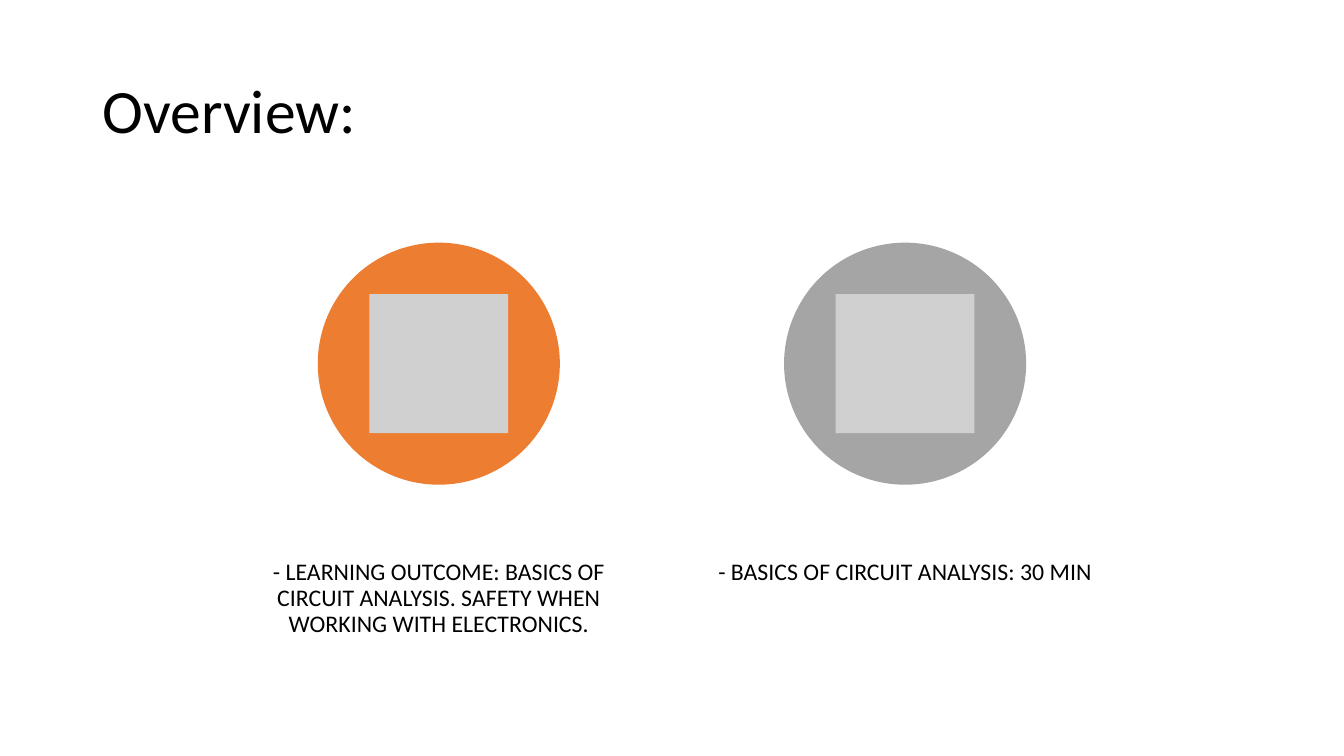
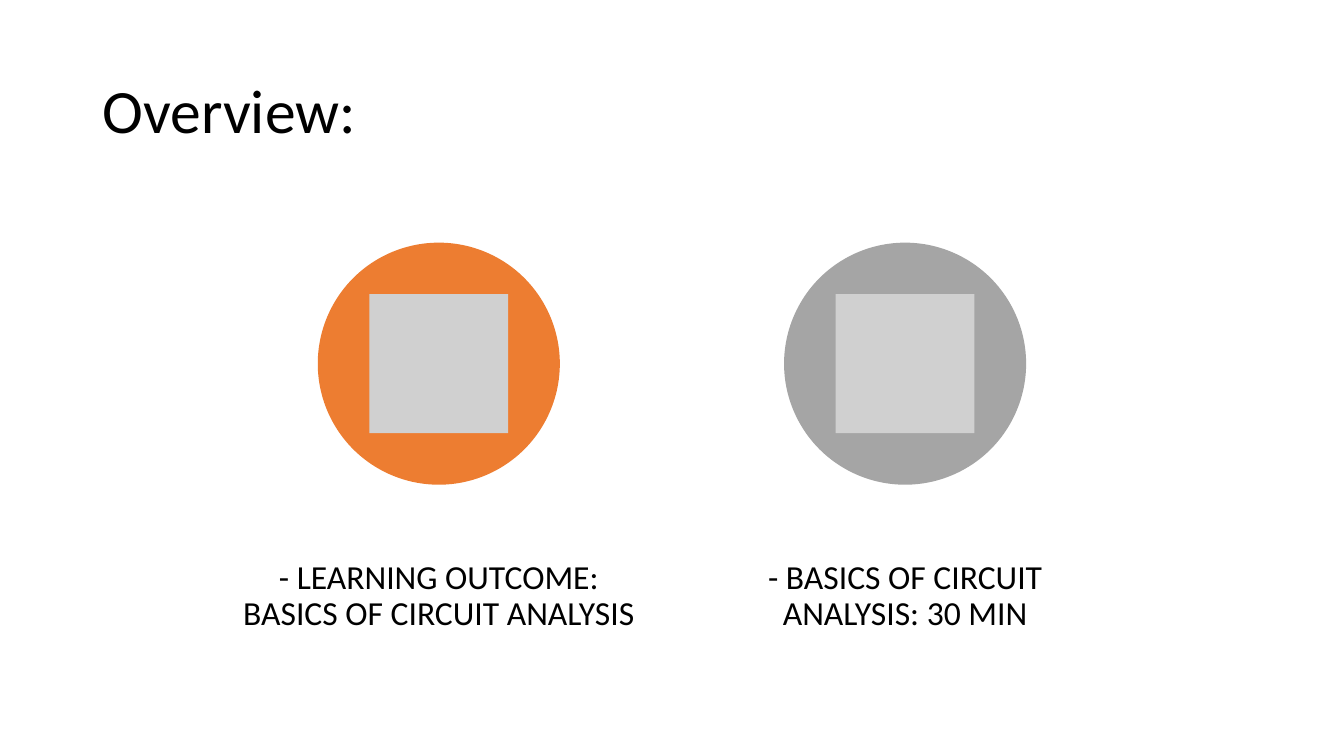
Before and after one commit to Runtime-Learner/McGill-BattleBots-Club, a slide deck: slide 2 of ECSE/Workshop-1/workshop1.pptx. Drawn at 1344x756 pixels with LibreOffice and Linux fonts; fonts in the diff are those of the drawing; grey boxes stand for pictures. Boxes give left, top, right and bottom in pixels: in the first picture for what was removed or moved away, otherwise in the second. Text is boxed around its words. In the diff, an @@ line names an element or a change of style, - is before the commit and + after.

```diff
--- a/ECSE/Workshop-1/workshop1.pptx
+++ b/ECSE/Workshop-1/workshop1.pptx
@@ text at (243, 567, 634, 626): text changed; size 17 to 24 pt @@
-- LEARNING OUTCOME: BASICS OF CIRCUIT ANALYSIS. SAFETY WHEN WORKING WITH ELECTRONICS.
+- LEARNING OUTCOME: BASICS OF CIRCUIT ANALYSIS
@@ text "- BASICS OF CIRCUIT ANALYSIS: ..." at (783, 567, 1042, 626): size 17 to 24 pt; more space between paragraphs @@
```
Also in this commit, not shown: 2 other slides changed, 3 other files.
